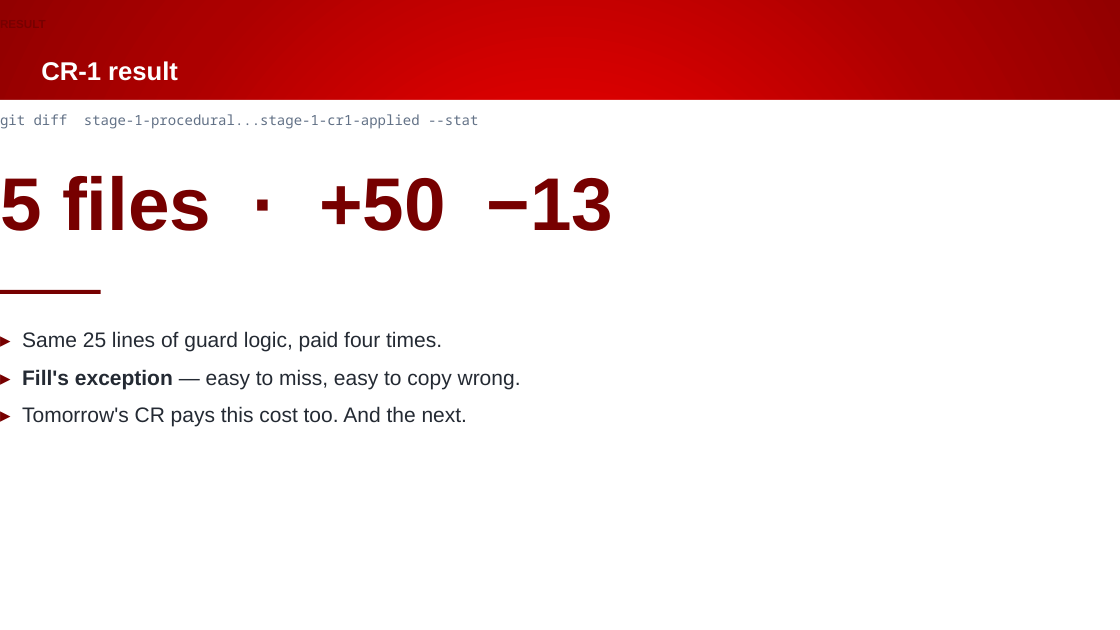
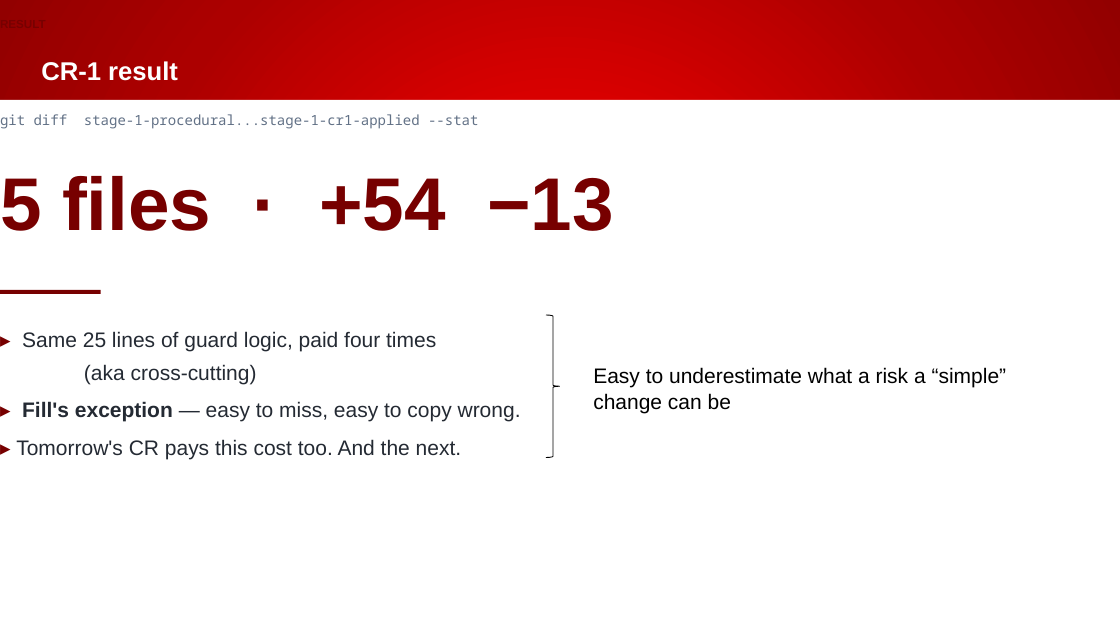
Before and after one commit to Beckhoff-USA-Community/Procedural_To_SOLID, a slide deck: slide 22 of presentation/NEM2026_workshop.pptx (slide 16 before the commit). Drawn at 1120x630 pixels with LibreOffice and Linux fonts; fonts in the diff are those of the drawing; background and template pictures are left out. Boxes give left, top, right and bottom in pixels: in the first picture for what was removed or moved away, otherwise in the second. Text is boxed around its words. In the diff, an @@ line names an element or a change of style, - is before the commit and + after.

```diff
--- a/presentation/NEM2026_workshop.pptx
+++ b/presentation/NEM2026_workshop.pptx
@@ text at (x1=0, y1=176, x2=614, y2=231): text changed @@
-5 files · +50 −13
+5 files · +54 −13
@@ right brace added at (x1=546, y1=315, x2=560, y2=458), outline #000000 0.75 pt @@
@@ text at (x1=22, y1=331, x2=436, y2=384): text changed @@
-▸ Same 25 lines of guard logic, paid four times.
+▸ Same 25 lines of guard logic, paid four times
+(aka cross-cutting)
@@ text added at (x1=593, y1=367, x2=1007, y2=413), 18 pt, text #000000 @@
+Easy to underestimate what a risk a “simple”
+change can be
```
Also in this commit, not shown: 24 other slides changed, 15 slides added, 1 slide removed, 7 other files.
